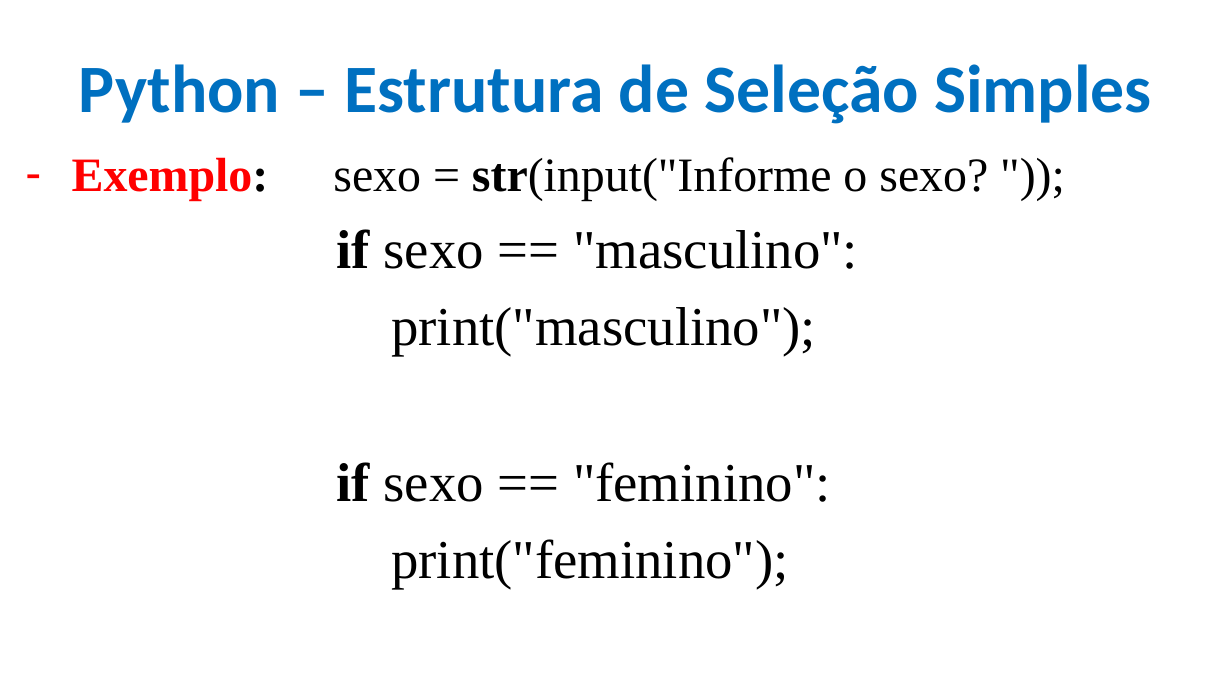
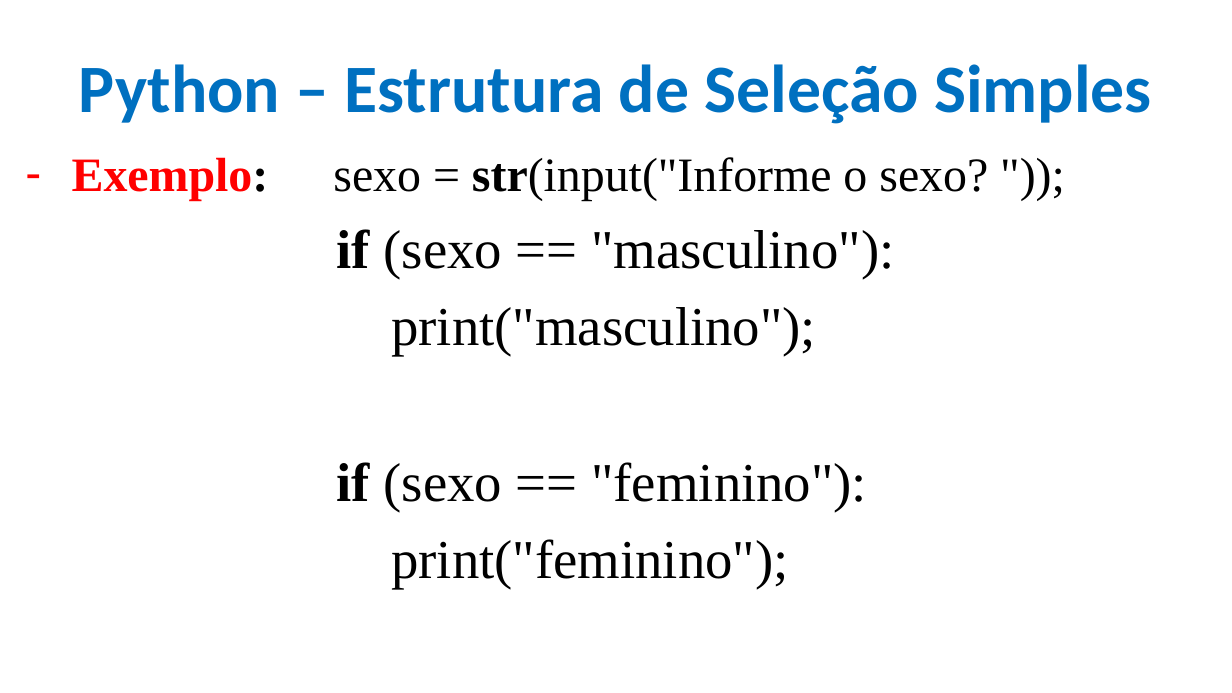
Before and after one commit to CloudEducationBrazil/WydenPythonParadigmas, a slide deck: slide 28 of 01 Classes/Curso de Férias Programação Python - 04Jul2022.pptx. Drawn at 1232x693 pixels with LibreOffice and Linux fonts; fonts in the diff are those of the drawing; background and template pictures are left out. Boxes give left, top, right and bottom in pixels: in the first picture for what was removed or moved away, otherwise in the second. Text is boxed around its words. In the diff, an @@ line names an element or a change of style, - is before the commit and + after.

Commit message:
alteração ppt aula curso de férias Python

```diff
--- a/01 Classes/Curso de Férias Programação Python - 04Jul2022.pptx
+++ b/01 Classes/Curso de Férias Programação Python - 04Jul2022.pptx
@@ text at <box>337,229,894,278</box>: text changed @@
-          if sexo == "masculino":
+          if (sexo == "masculino"):
@@ text at <box>337,462,867,511</box>: text changed @@
-          if sexo == "feminino":
+          if (sexo == "feminino"):
```
Also in this commit, not shown: 7 other slides changed.
